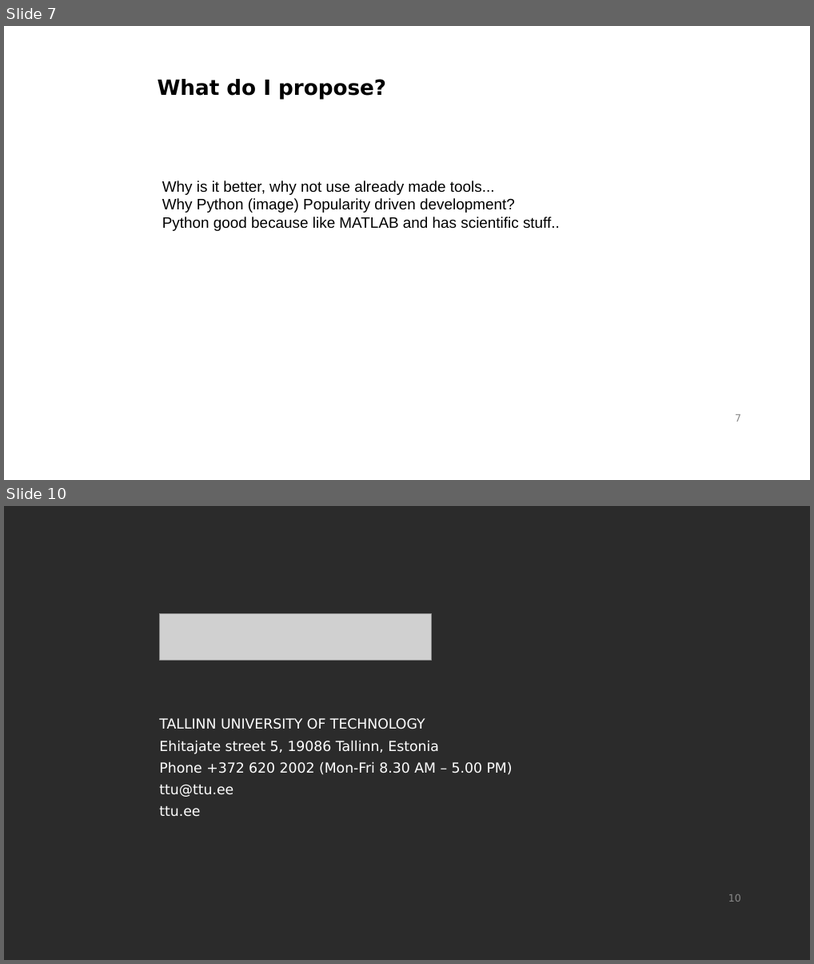
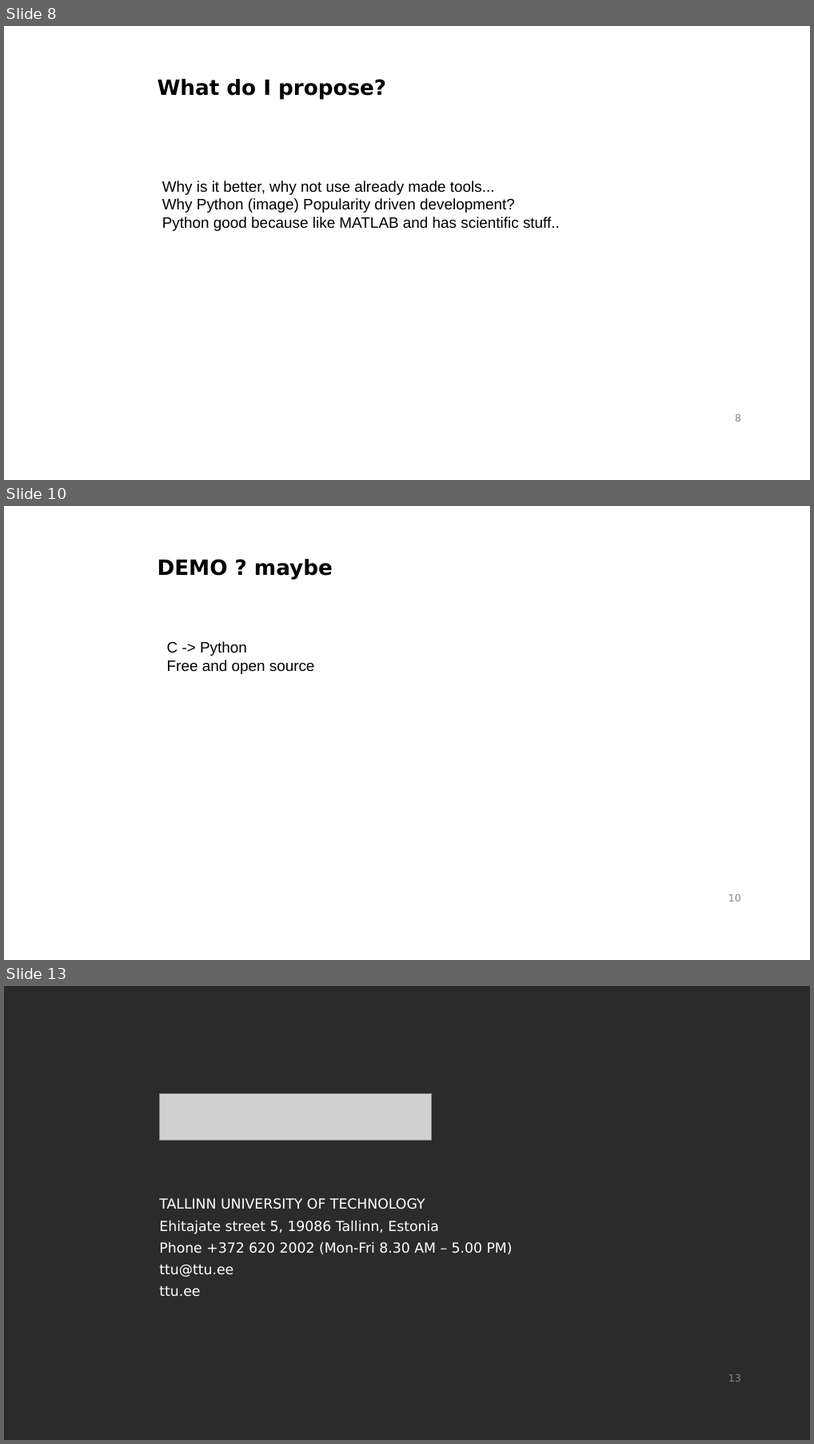
Before and after one commit to gasparka/thesis, a slide deck: presentation.odp. Shown one above the other, each under a label of ours: slides 7 and 10 before the commit, slides 8, 10 and 13 after it; the slides between them are not shown. The pictures are 814x964 and 814x1444 pixels, drawn with LibreOffice and Linux fonts; fonts in the diff are those of the drawing; grey boxes stand for pictures; background and template pictures are left out; a plain dark background stands for a picture behind light text. Boxes give left, top, right and bottom in pixels: in the first picture for what was removed or moved away, otherwise in the second. Text is boxed around its words. In the diff, an @@ line names an element or a change of style, - is before the commit and + after.

```diff
--- a/presentation.odp
+++ b/presentation.odp
@@ slide 10 added at <box>4,506,810,960</box>, background #FFFFFF; not listed: 1 template element that a slide beside it also shows @@
@@ text added at <box>158,559,333,580</box>, 25 pt, text #000000, bold @@
+DEMO ? maybe
@@ text added at <box>167,641,315,674</box>, 18 pt, text #000000 @@
+C -> Python
+Free and open source
@@ what was slide 7 is now slide 8 @@
@@ page number at <box>735,414,742,421</box>: text changed @@
-7
+8
@@ what was slide 10 is now slide 13 @@
@@ page number at <box>729,1374,742,1381</box>: text changed @@
-10
+13
```
Also in this commit, not shown: 3 slides changed, 4 other slides added, 2 slides removed.
